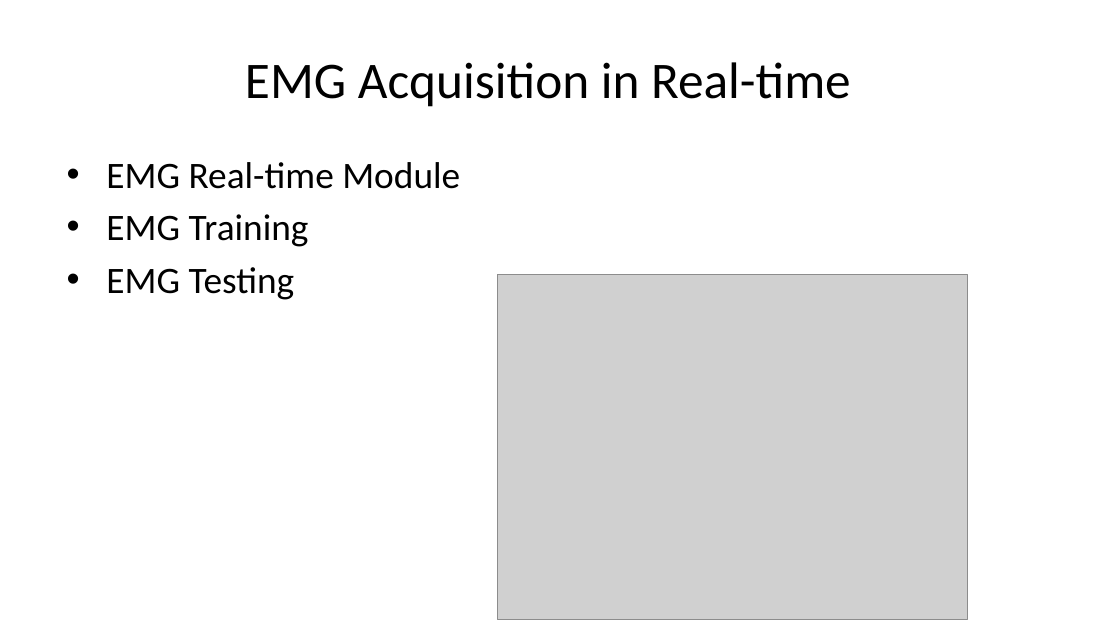
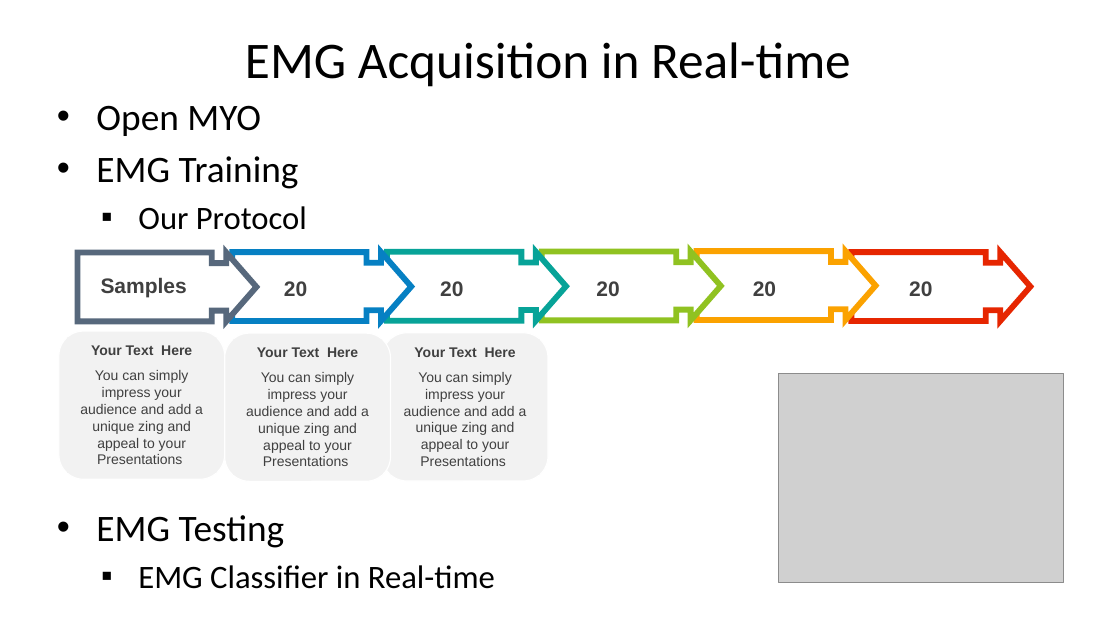
Before and after one commit to hananabilabd/Computer-Vision-and-Neural-Machine-Interface-for-Upper-Limb-Prostheses, a slide deck: slide 11 of GP_presentation.pptx. Drawn at 1120x630 pixels with LibreOffice and Linux fonts; fonts in the diff are those of the drawing; grey boxes stand for pictures. Boxes give left, top, right and bottom in pixels: in the first picture for what was removed or moved away, otherwise in the second. Text is boxed around its words. In the diff, an @@ line names an element or a change of style, - is before the commit and + after.

```diff
--- a/GP_presentation.pptx
+++ b/GP_presentation.pptx
@@ title "EMG Acquisition in Real-time": place and size @@
-title "EMG Acquisition in Real-time" at [245,62,851,107]
+title "EMG Acquisition in Real-time" at [245,42,851,87]
@@ text "Open MYO": place and size @@
-text "Open MYO" at [106,162,460,300]
+text "Open MYO" at [96,105,495,589]
@@ text at [96,105,261,136]: text changed @@
-• EMG Real-time Module
+• Open MYO
@@ text at [138,206,307,230]: paragraph added @@
+  ▪ Our Protocol
@@ freeform shape added at [77,253,256,322], fill #FFFFFF, outline #57687C 5 pt @@
@@ freeform shape added at [233,252,412,321], fill #FFFFFF, outline #0680C3 5 pt @@
@@ freeform shape added at [387,252,566,321], fill #FFFFFF, outline #07A398 5 pt @@
@@ freeform shape added at [542,251,721,320], fill #FFFFFF, outline #90C221 5 pt @@
@@ freeform shape added at [697,251,875,320], fill #FFFFFF, outline #FBA200 5 pt @@
@@ freeform shape added at [852,252,1031,321], fill #FFFFFF, outline #E62601 5 pt @@
@@ text added at [101,277,187,298], 18 pt, text #404040, bold @@
+Samples
@@ text added at [284,281,307,296], 18 pt, text #404040, bold @@
+20
@@ text added at [440,281,463,296], 18 pt, text #404040, bold @@
+20
@@ text added at [596,281,619,296], 18 pt, text #404040, bold @@
+20
@@ text added at [753,281,776,296], 18 pt, text #404040, bold @@
+20
@@ text added at [909,281,932,296], 18 pt, text #404040, bold @@
+20
@@ rounded rectangle added at [59,331,224,480], fill #F2F2F2, outline #FFFFFF 1 pt @@
@@ text added at [91,345,192,355], 12 pt, text #404040, bold @@
+Your Text Here
@@ rounded rectangle added at [224,334,390,482], fill #F2F2F2, outline #FFFFFF 1 pt @@
@@ text added at [257,347,358,357], 12 pt, text #404040, bold @@
+Your Text Here
@@ rounded rectangle added at [382,333,548,481], fill #F2F2F2, outline #FFFFFF 1 pt @@
@@ text added at [414,347,516,357], 12 pt, text #404040, bold @@
+Your Text Here
@@ text added at [80,370,203,464], 12 pt, text #404040 @@
+You can simply impress your audience and add a unique zing and appeal to your Presentations
@@ text added at [246,372,369,466], 12 pt, text #404040 @@
+You can simply impress your audience and add a unique zing and appeal to your Presentations
@@ text added at [404,372,527,466], 12 pt, text #404040 @@
+You can simply impress your audience and add a unique zing and appeal to your Presentations
@@ picture: place and size @@
-picture at [497,275,967,619]
+picture at [779,374,1065,583]
@@ text at [138,565,495,589]: paragraph added @@
+  ▪ EMG Classifier in Real-time
```
Also in this commit, not shown: 2 other slides changed, 1 slide added, 2 slides removed, 18 other files.
